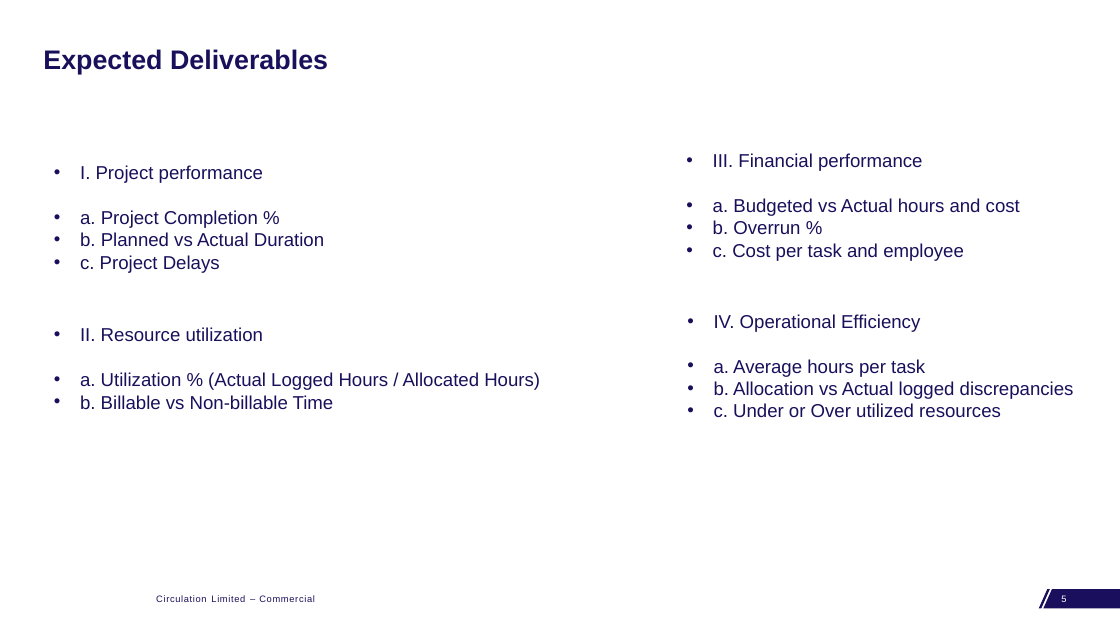
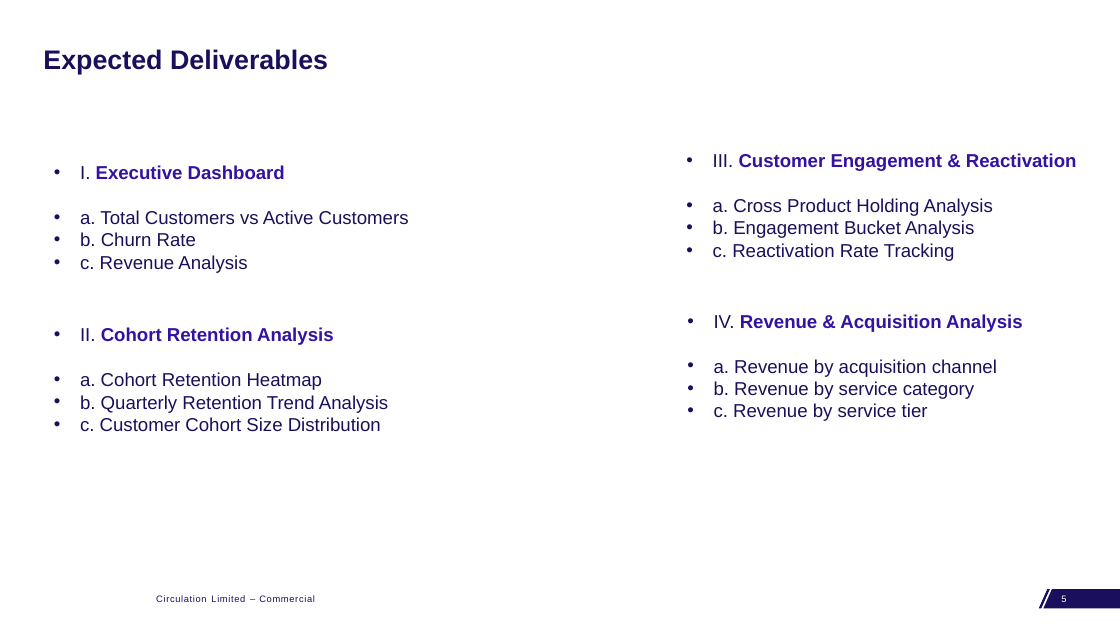
Before and after one commit to tiyajain2200/fabric-to-outfit-cgan, a slide deck: slide 5 of BI_PROJECT_PPT.pptx. Drawn at 1120x630 pixels with LibreOffice and Linux fonts; fonts in the diff are those of the drawing; background and template pictures are left out. Boxes give left, top, right and bottom in pixels: in the first picture for what was removed or moved away, otherwise in the second. Text is boxed around its words. In the diff, an @@ line names an element or a change of style, - is before the commit and + after.

```diff
--- a/BI_PROJECT_PPT.pptx
+++ b/BI_PROJECT_PPT.pptx
@@ text at box(80, 165, 409, 273): text changed @@
-• I. Project performance
-• a. Project Completion %
-• b. Planned vs Actual Duration
-• c. Project Delays
+• I. Executive Dashboard
+• a. Total Customers vs Active Customers
+• b. Churn Rate
+• c. Revenue Analysis
@@ text at box(713, 153, 1077, 261): text changed @@
-• III. Financial performance
-• a. Budgeted vs Actual hours and cost
-• b. Overrun %
-• c. Cost per task and employee
+• III. Customer Engagement & Reactivation
+• a. Cross Product Holding Analysis
+• b. Engagement Bucket Analysis
+• c. Reactivation Rate Tracking
@@ text at box(80, 327, 388, 432): text changed @@
-• II. Resource utilization
-• a. Utilization % (Actual Logged Hours / Allocated Hours)
-• b. Billable vs Non-billable Time
+• II. Cohort Retention Analysis
+• a. Cohort Retention Heatmap
+• b. Quarterly Retention Trend Analysis
+• c. Customer Cohort Size Distribution
@@ text at box(714, 314, 1023, 421): text changed @@
-• IV. Operational Efficiency
-• a. Average hours per task
-• b. Allocation vs Actual logged discrepancies
-• c. Under or Over utilized resources
+• IV. Revenue & Acquisition Analysis
+• a. Revenue by acquisition channel
+• b. Revenue by service category
+• c. Revenue by service tier
```
Also in this commit, not shown: 5 other slides changed, 9 slides added, 15 slides removed.
